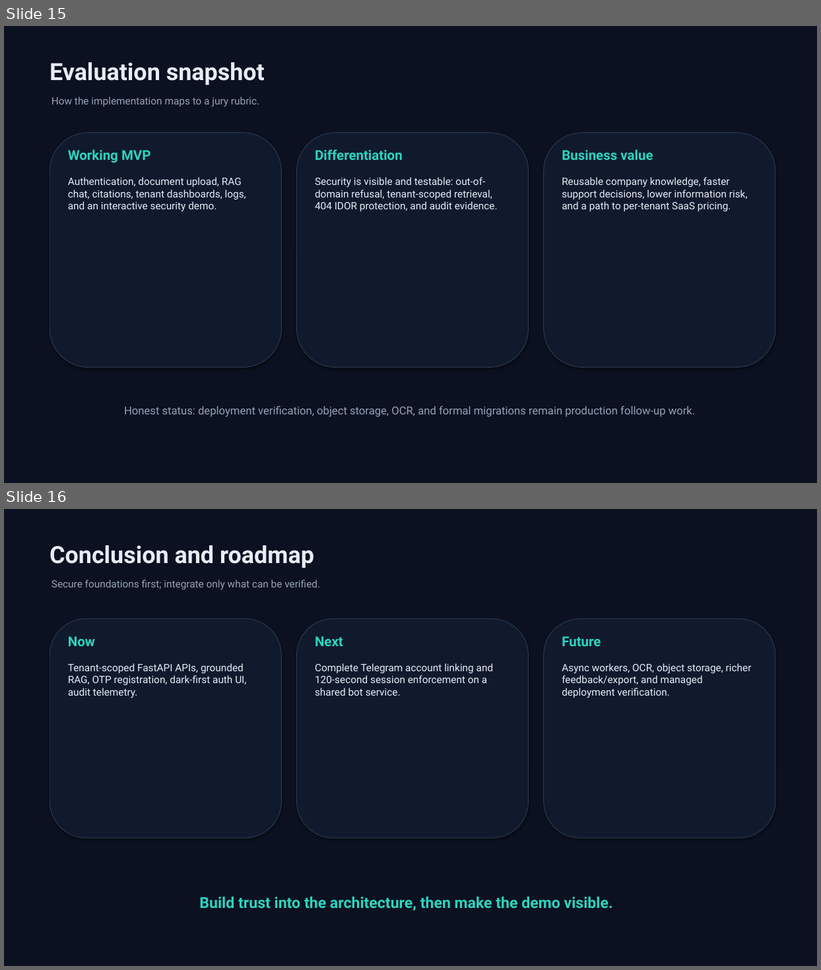
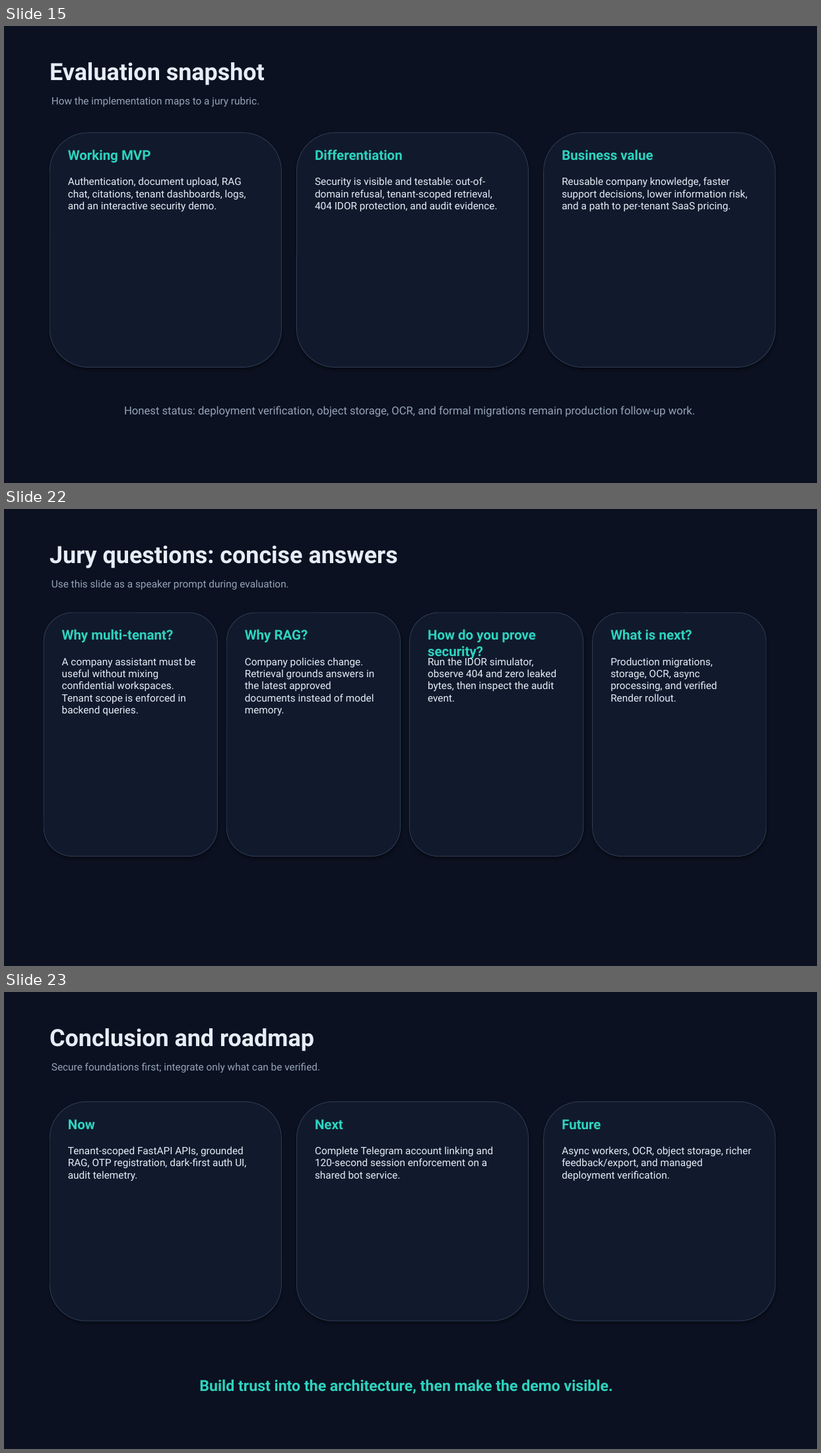
Before and after one commit to aksharganji23/tenantAI, a slide deck: presentation/SaaSsum_AI_Presentation.pptx. Shown one above the other, each under a label of ours: slides 15 and 16 before the commit, slides 15, 22 and 23 after it; the slides between them are not shown. The pictures are 821x970 and 821x1453 pixels, drawn with LibreOffice and Linux fonts; fonts in the diff are those of the drawing. Boxes give left, top, right and bottom in pixels: in the first picture for what was removed or moved away, otherwise in the second. Text is boxed around its words. In the diff, an @@ line names an element or a change of style, - is before the commit and + after.

```diff
--- a/presentation/SaaSsum_AI_Presentation.pptx
+++ b/presentation/SaaSsum_AI_Presentation.pptx
@@ slide 22 added at (x1=4, y1=509, x2=817, y2=966), background #0B1120 @@
@@ text added at (x1=50, y1=545, x2=398, y2=568), 28 pt, text #E5EDF7, bold @@
+Jury questions: concise answers
@@ text added at (x1=52, y1=580, x2=288, y2=590), 12 pt, text #94A3B8 @@
+Use this slide as a speaker prompt during evaluation.
@@ rounded rectangle added at (x1=44, y1=613, x2=217, y2=857), fill #111A2D, outline #2D3A52 0.75 pt @@
@@ rounded rectangle added at (x1=226, y1=613, x2=401, y2=857), fill #111A2D, outline #2D3A52 0.75 pt @@
@@ rounded rectangle added at (x1=410, y1=613, x2=583, y2=857), fill #111A2D, outline #2D3A52 0.75 pt @@
@@ rounded rectangle added at (x1=593, y1=613, x2=766, y2=857), fill #111A2D, outline #2D3A52 0.75 pt @@
@@ text added at (x1=62, y1=629, x2=173, y2=643), 16 pt, text #2DD4BF, bold @@
+Why multi-tenant?
@@ text added at (x1=245, y1=629, x2=308, y2=643), 16 pt, text #2DD4BF, bold @@
+Why RAG?
@@ text added at (x1=428, y1=629, x2=536, y2=660), 16 pt, text #2DD4BF, bold @@
+How do you prove security?
@@ text added at (x1=611, y1=629, x2=692, y2=640), 16 pt, text #2DD4BF, bold @@
+What is next?
@@ text added at (x1=62, y1=657, x2=196, y2=716), 12 pt, text #E5EDF7 @@
+A company assistant must be useful without mixing confidential workspaces. Tenant scope is enforced in backend queries.
@@ text added at (x1=245, y1=657, x2=374, y2=716), 12 pt, text #E5EDF7 @@
+Company policies change. Retrieval grounds answers in the latest approved documents instead of model memory.
@@ text added at (x1=428, y1=656, x2=557, y2=702), 12 pt, text #E5EDF7 @@
+Run the IDOR simulator, observe 404 and zero leaked bytes, then inspect the audit event.
@@ text added at (x1=611, y1=657, x2=717, y2=702), 12 pt, text #E5EDF7 @@
+Production migrations, storage, OCR, async processing, and verified Render rollout.
@@ what was slide 16 is now slide 23 @@
```
Also in this commit, not shown: 6 other slides added, 1 other file.
